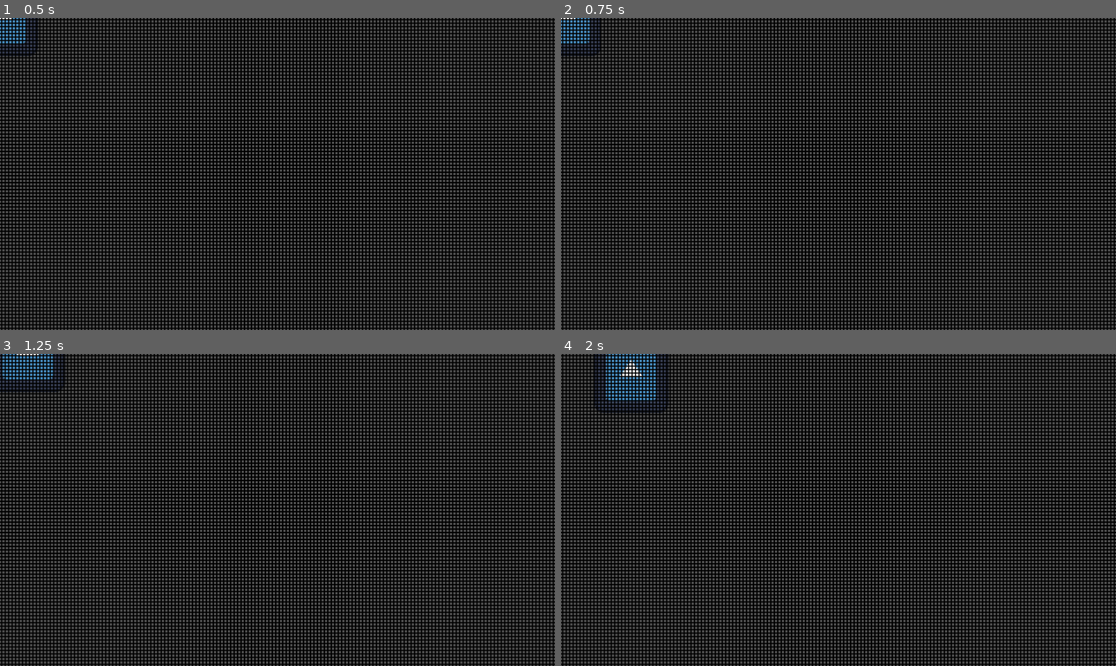
Above: before the commit, frames 1-4 (two rows, left to right).
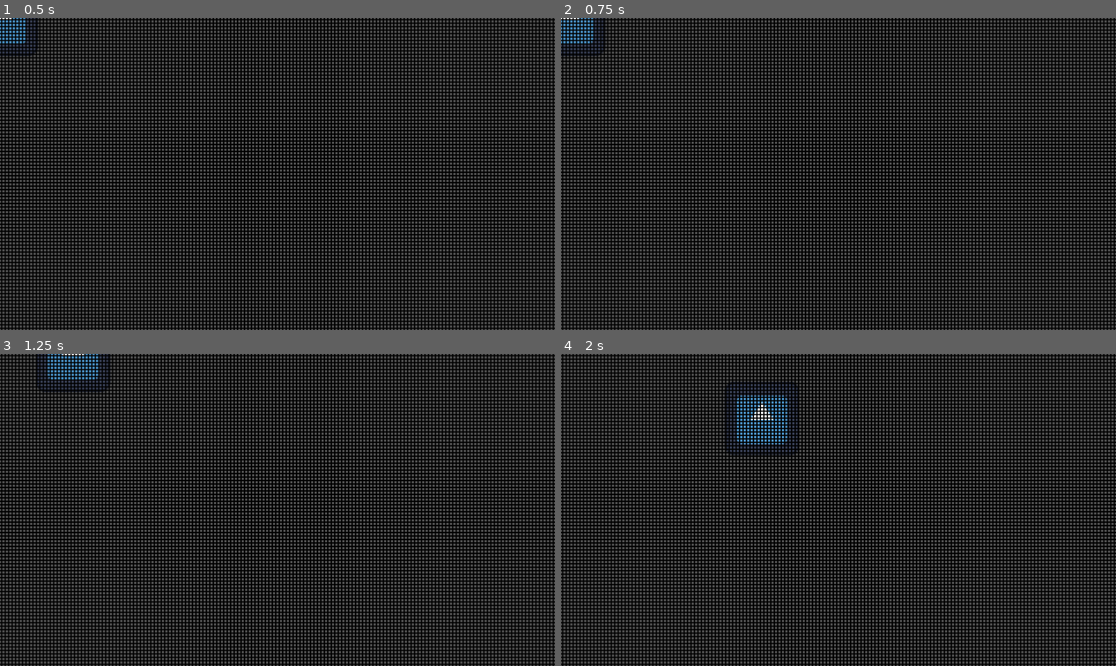
Above: after the commit, the same moments.

Repository: nemene21/gmtk-2023
Game: Godot game, scene res://scenes/main.tscn
Same seed, same stepped clock (60 frames per second), same inputs: the game is played once before the commit and once after it. The engine's default icon, where the game draws it, is replaced by a stand-in: a white triangle on a blue panel in a dark square.
Inputs:
- Up to frame 1 (0.5 s): no input
- Up to frame 2 (0.75 s): tap Enter at 0.5 s; hold D (right) from 0.53 s (still down)
- Up to frame 3 (1.25 s): keep holding D (right)
- Up to frame 4 (2 s): release D (right) at 1.28 s; hold S (down) from 1.28 s (still down)

Frame 1 is identical in both runs. In frame 2, less than 0.1% of the frame differs, in the area x 2-8%, y 0-13%; in frame 3, 1.0%; in frame 4, 2.0%, in the area x 6-43%, y 0-33%.

Commit message:
Better player movement

Diff:
--- a/scenes/player/player.gd
+++ b/scenes/player/player.gd
@@ -11,7 +11,7 @@
 	var input: Vector2 = Input.get_vector("left", "right", "up", "down")
 	input = input.normalized()
 
-	var accel_delta = accel if velocity.dot(input) > 0.5 else frict
-	velocity = velocity.move_toward(input * speed, accel_delta)
+	var accel_delta: float = accel if velocity.dot(input) > 0.5 else frict
+	velocity = velocity.move_toward(input * speed, accel_delta * delta)
 
 	move_and_slide()
--- a/scenes/player/player.tscn
+++ b/scenes/player/player.tscn
@@ -5,23 +5,26 @@
 [ext_resource type="PackedScene" uid="uid://dy2h01o2ksyes" path="res://addons/framework/op_nodes/components/hurtbox.tscn" id="3_y2tm1"]
 
 [sub_resource type="RectangleShape2D" id="RectangleShape2D_a6s56"]
-size = Vector2(14, 14)
+size = Vector2(64, 64)
 
 [sub_resource type="CircleShape2D" id="CircleShape2D_yr463"]
-radius = 5.0
+radius = 60.075
 
 [node name="Player" type="CharacterBody2D"]
 collision_layer = 0
 script = ExtResource("1_8vl52")
+speed = 700.0
+accel = 500.0
+frict = 450.0
 
 [node name="Sprite2D" type="Sprite2D" parent="."]
 texture = ExtResource("1_dbbrm")
 
 [node name="CollisionShape2D" type="CollisionShape2D" parent="."]
-visible = false
 shape = SubResource("RectangleShape2D_a6s56")
 
 [node name="hurtbox" parent="." instance=ExtResource("3_y2tm1")]
 
 [node name="CollisionShape2D" type="CollisionShape2D" parent="hurtbox"]
+visible = false
 shape = SubResource("CircleShape2D_yr463")
